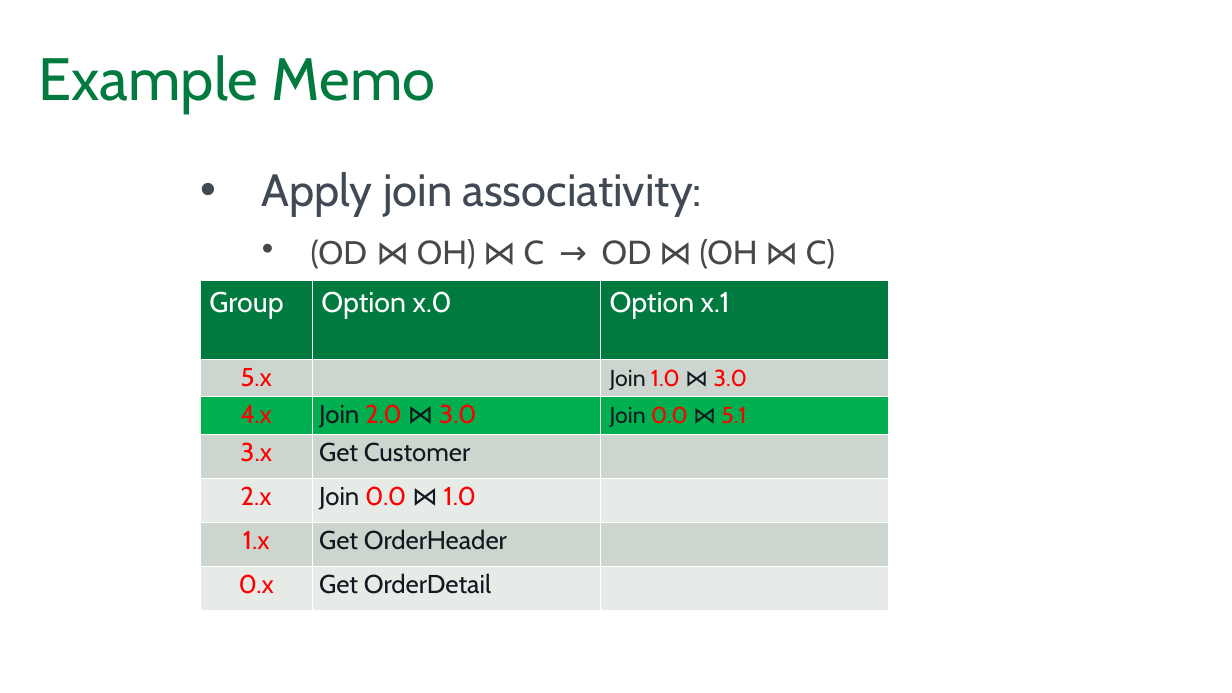
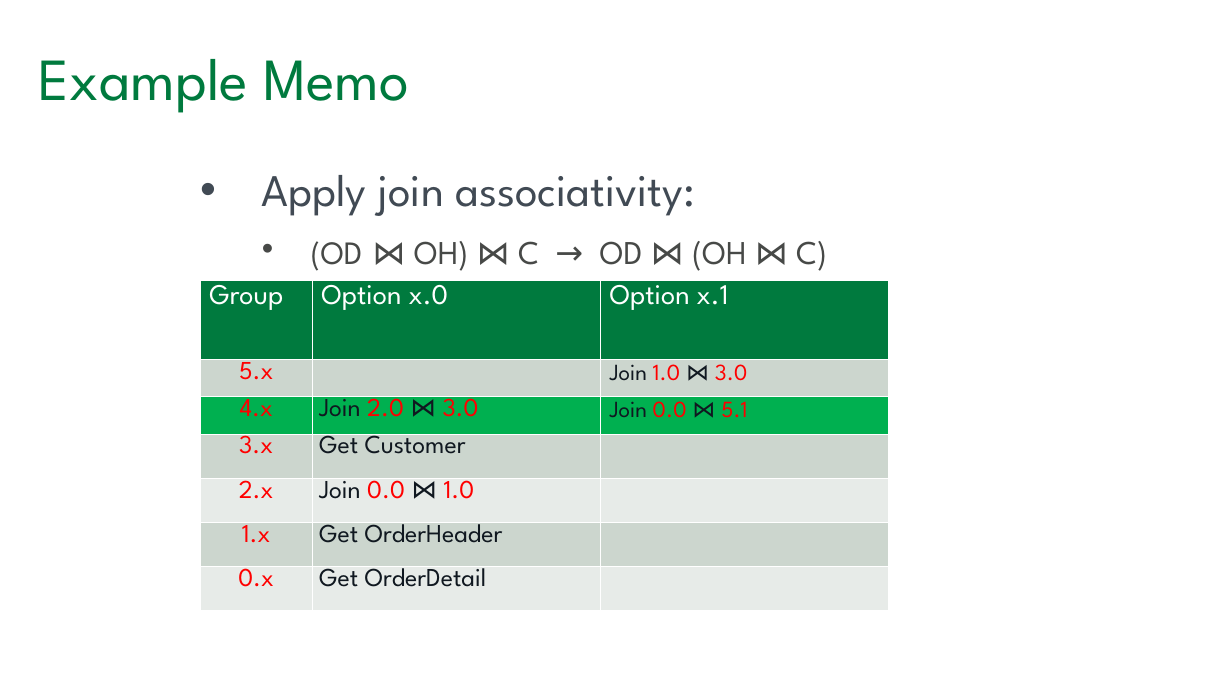
Before and after one commit to tf3604/OptimizerPresentation, a slide deck: slide 55 of Optimizer.pptx. Drawn at 1232x693 pixels with LibreOffice and Linux fonts; fonts in the diff are those of the drawing; background and template pictures are left out. Boxes give left, top, right and bottom in pixels: in the first picture for what was removed or moved away, otherwise in the second. Text is boxed around its words. In the diff, an @@ line names an element or a change of style, - is before the commit and + after.

Commit message:
Change slide deck font.

```diff
--- a/Optimizer.pptx
+++ b/Optimizer.pptx
@@ title "Example Memo" at (39, 59, 410, 113): font Cabin to League Spartan @@
@@ text "Apply join associativity:" at (261, 175, 827, 271): font Cabin to League Spartan @@
@@ table at (200, 281, 890, 611) @@
@@ font Cabin to League Spartan @@
```
Also in this commit, not shown: 64 other slides changed.
